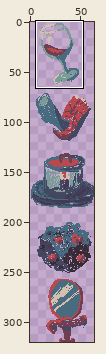
One commit to this pixel-art file: src/assets/art/package_details.aseprite. The first picture is a wide view before the edit; the outline marks the close-up.
Close-up. First the earlier version:
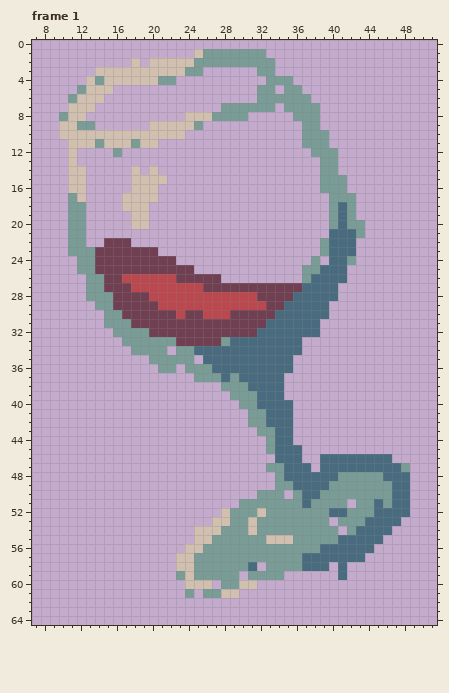
64x320 pixels, 4 frames. Shown: frame 1: x 7..51, y 0..64. The commit also changed other frames or places, which this record leaves out.
After:
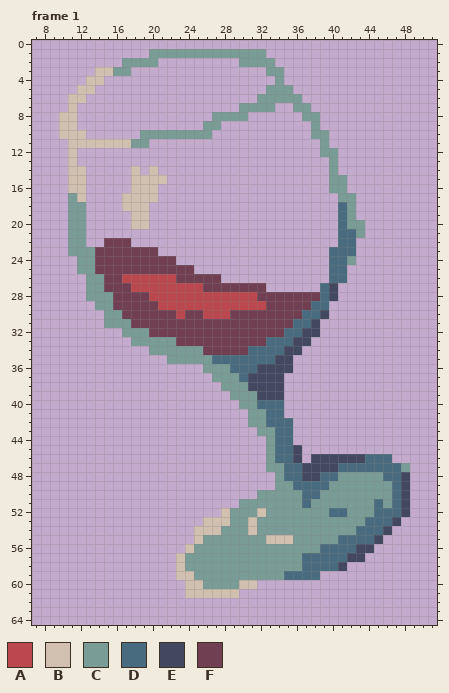
Palette (. is transparent): A #bb474f  B #d1bfb0  C #7a9c96  D #486b7f  E #444760  F #713f52
From old to new:
Frame 1:
y 1: x 20..25 .....B -> CCCCCC
y 2: x 17..29 .B.BBBBBCCCCC -> CCCC.........
y 3: x 16..25 BBBBBBBBCC -> CC........; x 32 C -> .; x 34 . -> C
y 4: x 14..22 CBBBBBBCC -> B........; x 33 C -> .; x 35 C -> .
y 5: x 12 C -> B; x 14..15 BB -> ..; x 32 C -> .; x 34 . -> C; x 36 C -> .
y 6: x 11 C -> B; x 13..14 BB -> ..; x 37 C -> .
y 7: x 12..13 BB -> ..; x 28..29 CC -> ..; x 35 C -> .; x 38 C -> .
y 8: x 10 C -> B; x 12 B -> .; x 24..26 BBB -> ...; x 36 C -> .
y 9: x 12..13 CC -> ..; x 20..27 BBBBBC.. -> ......CC; x 37 C -> .
y 10: x 13..26 BBBBBBBBBBB... -> ......CCCCCCCC; x 37 C -> .
y 11: x 14 C -> B; x 19..20 BB -> C.; x 37..38 CC -> ..
y 12: x 16 C -> .; x 38 C -> .
y 13..16: x 39 C -> .
y 17..20: x 40 C -> .
y 21: x 40 D -> .
y 22: x 39..40 CD -> ..
y 23: x 39 C -> .
y 24: x 38 C -> .
y 25: x 37..39 CCD -> ...
y 26: x 37..39 CDD -> ...
y 27: x 33..38 FFFFDD -> ......; x 40 D -> E
y 28: x 36..38 DDD -> FFF; x 40 D -> E
y 29: x 35..37 DDD -> FFF
y 30: x 34..36 DDD -> FFF; x 39 D -> E
y 31: x 33..35 DDD -> FFF; x 38 D -> E
y 32: x 16 C -> .; x 32..34 DDD -> FFF; x 37..38 DD -> EE
y 33: x 17 C -> .; x 28..32 CDDDD -> FFFFF; x 36..37 D. -> EE
y 34: x 18..19 CC -> ..; x 22 . -> C; x 25..30 DDDDDD -> CFFFFF; x 35..36 DD -> EE
y 35: x 20..21 CC -> ..; x 25..26 .D -> CC; x 34..35 DD -> EE
y 36: x 21..22 CC -> ..; x 24..25 CC -> ..; x 27..28 DD -> CC; x 32..35 DDDD -> EEEE
y 37: x 25..26 CC -> ..; x 28 D -> C; x 31..34 DDDD -> EEEE
y 38: x 31..34 DDDD -> EEEE
y 39: x 32..34 DDD -> EEE
y 40..41: x 35 D -> .
y 45: x 36 D -> E
y 46: x 33 . -> C; x 36 D -> E; x 38..43 .DDDDD -> EEEEEE
y 47: x 37..40 D.DD -> EEEE
y 48: x 37..38 DD -> EE; x 48 D -> E
y 49: x 48 D -> E
y 50: x 35 . -> C; x 48 D -> E
y 51: x 42 . -> C; x 48 D -> E
y 52: x 48 D -> E
y 53: x 26 . -> B; x 40 . -> C; x 47 D -> E
y 54: x 41 . -> C; x 46 D -> E
y 55: x 26 B -> C; x 45 D -> E
y 56: x 25 B -> C; x 43..44 DD -> EE
y 57: x 24 B -> C; x 42..43 DD -> EE
y 58: x 24 B -> C; x 31..32 D. -> CC; x 40..41 .D -> DE
y 59: x 23 C -> B; x 30 . -> C; x 35..38 .... -> DDDD; x 41 D -> .
y 60: x 26..27 B. -> CC
y 61: x 24..27 C.CC -> BBBB
Pixel boxes of the changes (left, top, right, bottom) in both close-ups:
changed: (59, 49, 338, 418)
changed: (176, 445, 410, 598)
